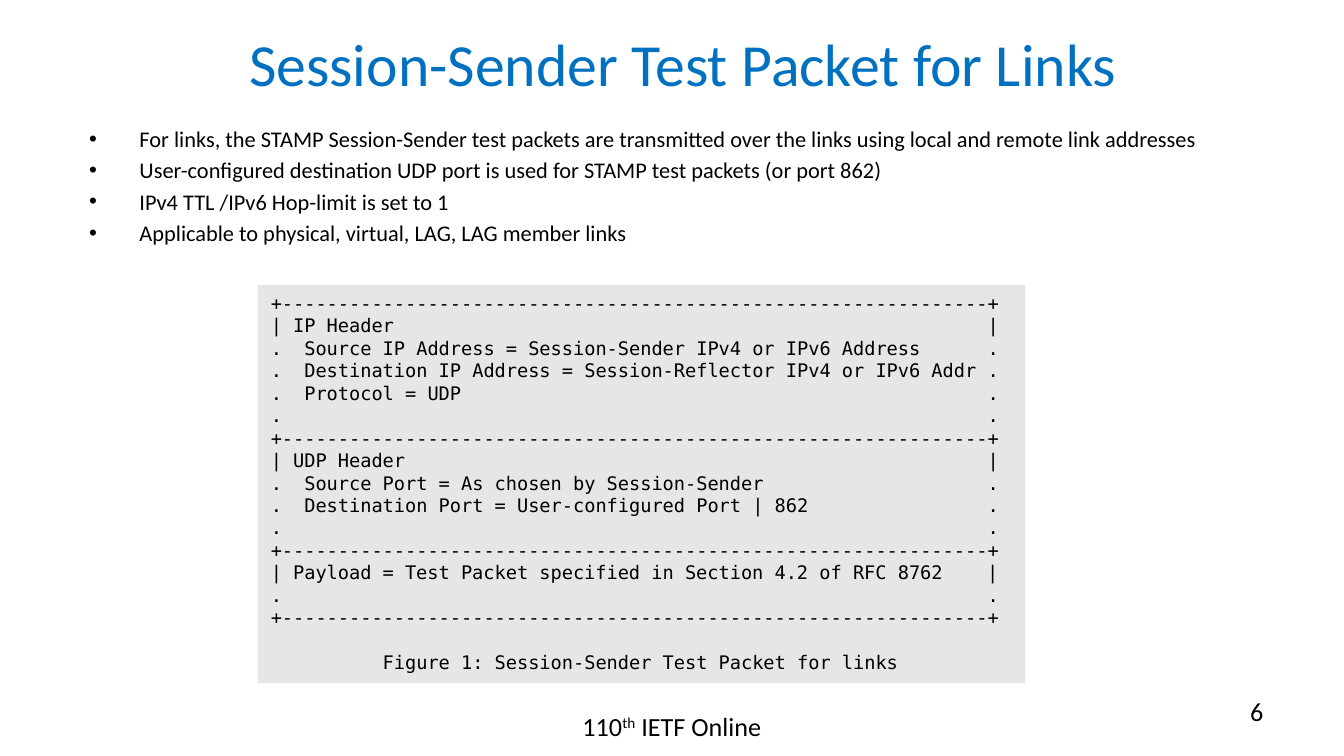
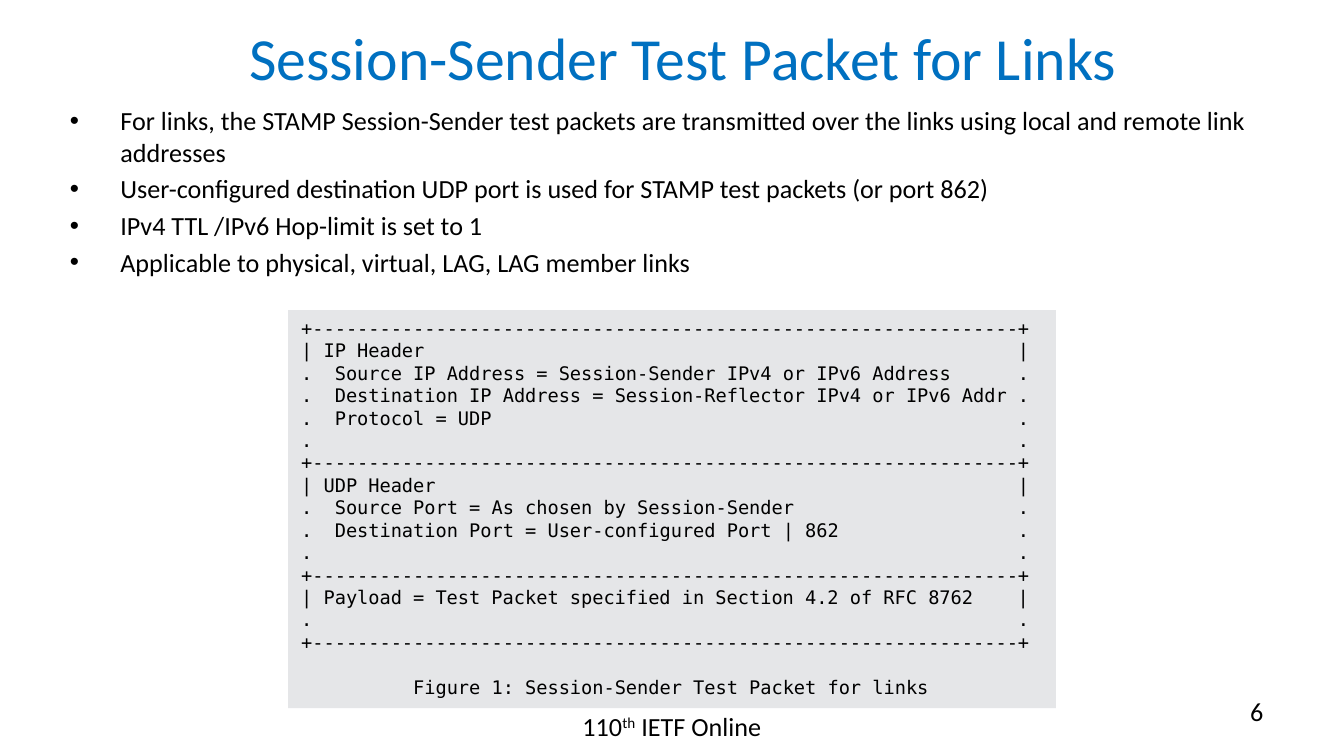
Before and after one commit to rakgandhi/ietf-slides, a slide deck: slide 6 of draft-gandhi-spring-stamp-srpm-05.pptx. Drawn at 1344x756 pixels with LibreOffice and Linux fonts; fonts in the diff are those of the drawing. Boxes give left, top, right and bottom in pixels: in the first picture for what was removed or moved away, otherwise in the second. Text is boxed around its words. In the diff, an @@ line names an element or a change of style, - is before the commit and + after.

```diff
--- a/draft-gandhi-spring-stamp-srpm-05.pptx
+++ b/draft-gandhi-spring-stamp-srpm-05.pptx
@@ title "Session-Sender Test Packet for Links": place and size @@
-title "Session-Sender Test Packet for Links" at <box>249,44,1116,87</box>
+title "Session-Sender Test Packet for Links" at <box>249,38,1116,81</box>
@@ text "For links, the STAMP Session-Sender ...": place and size @@
-text "For links, the STAMP Session-Sender ..." at <box>139,131,1195,245</box>
+text "For links, the STAMP Session-Sender ..." at <box>120,112,1245,277</box>
@@ text "For links, the STAMP Session-Sender ..." at <box>120,112,1245,277</box>: size 12 to 14 pt @@
@@ rectangle "+----------------------------------------------------------- ...": place and size @@
-rectangle "+----------------------------------------------------------- ..." at <box>258,285,1025,683</box>
+rectangle "+----------------------------------------------------------- ..." at <box>288,310,1055,708</box>
```
Also in this commit, not shown: 3 other slides changed, 3 other files.
